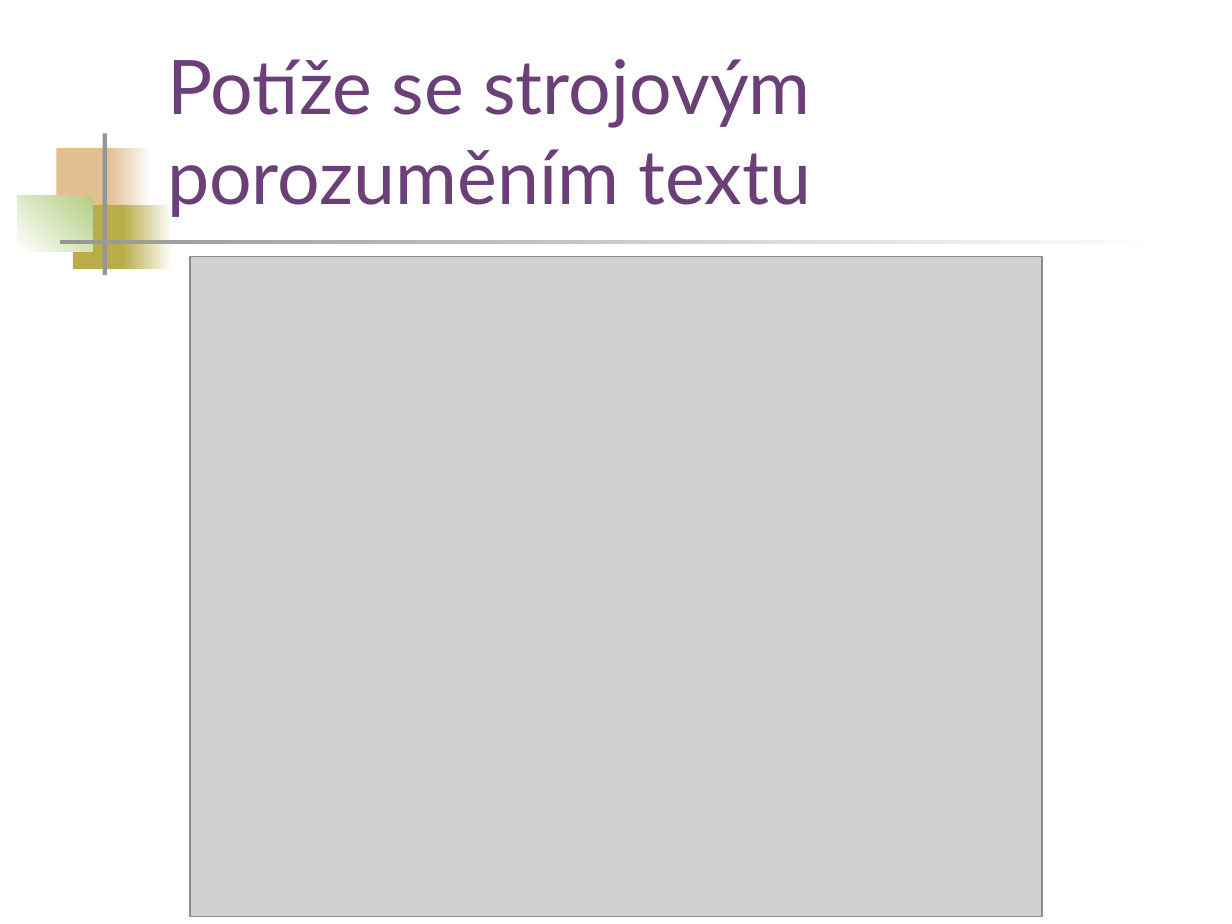
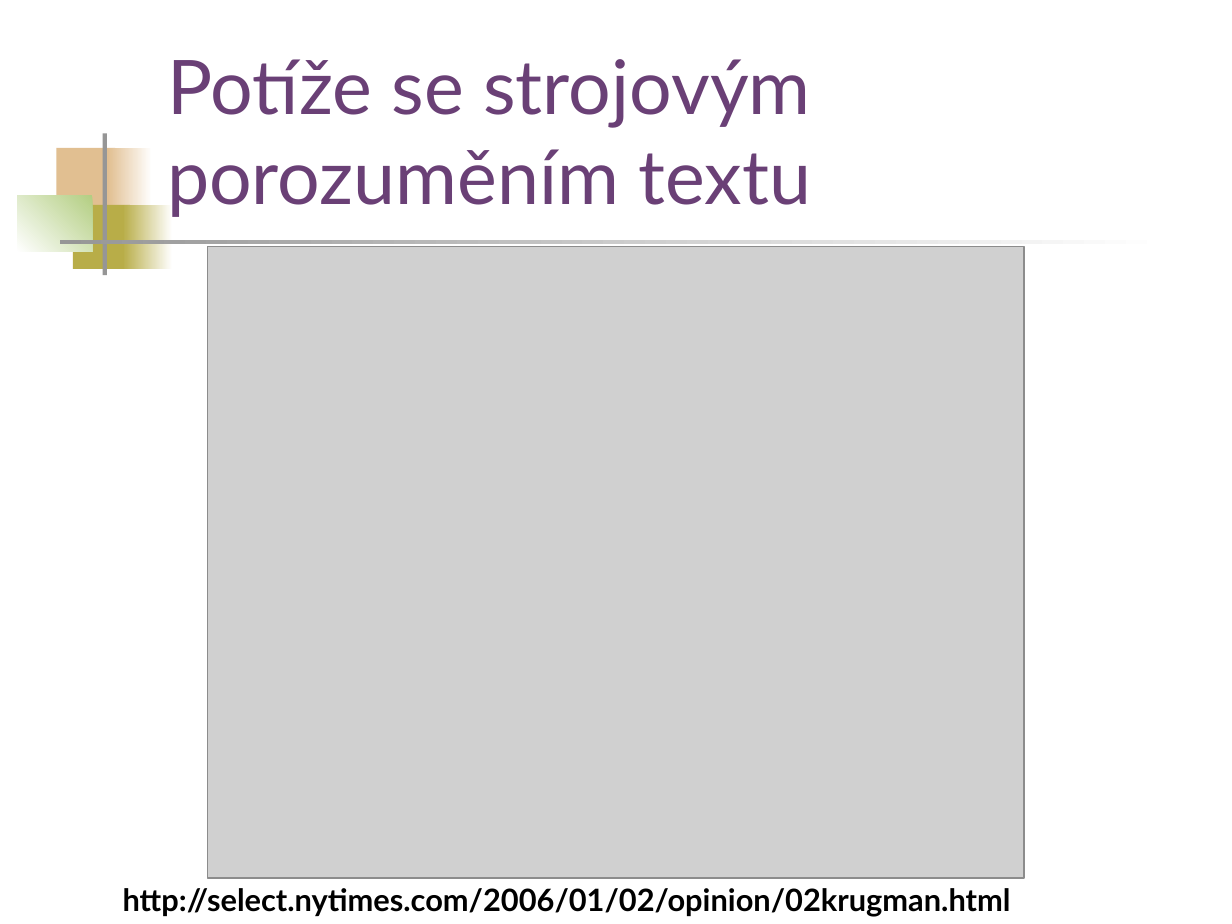
Before and after one commit to BackupTheBerlios/czsem-svn, a slide deck: slide 6 of trunk/docs/papers/20100120_SI_VSE_Praha/SI_DEVV_WebKrize.ppt. Drawn at 1232x924 pixels with LibreOffice and Linux fonts; fonts in the diff are those of the drawing; grey boxes stand for pictures. Boxes give left, top, right and bottom in pixels: in the first picture for what was removed or moved away, otherwise in the second. Text is boxed around its words. In the diff, an @@ line names an element or a change of style, - is before the commit and + after.

```diff
--- a/trunk/docs/papers/20100120_SI_VSE_Praha/SI_DEVV_WebKrize.ppt
+++ b/trunk/docs/papers/20100120_SI_VSE_Praha/SI_DEVV_WebKrize.ppt
@@ picture resized from (x1=190, y1=256, x2=1042, y2=915) to (x1=208, y1=246, x2=1025, y2=878) @@
@@ text added at (x1=123, y1=888, x2=1011, y2=917), 18 pt, text #000000, bold @@
+http://select.nytimes.com/2006/01/02/opinion/02krugman.html
```
